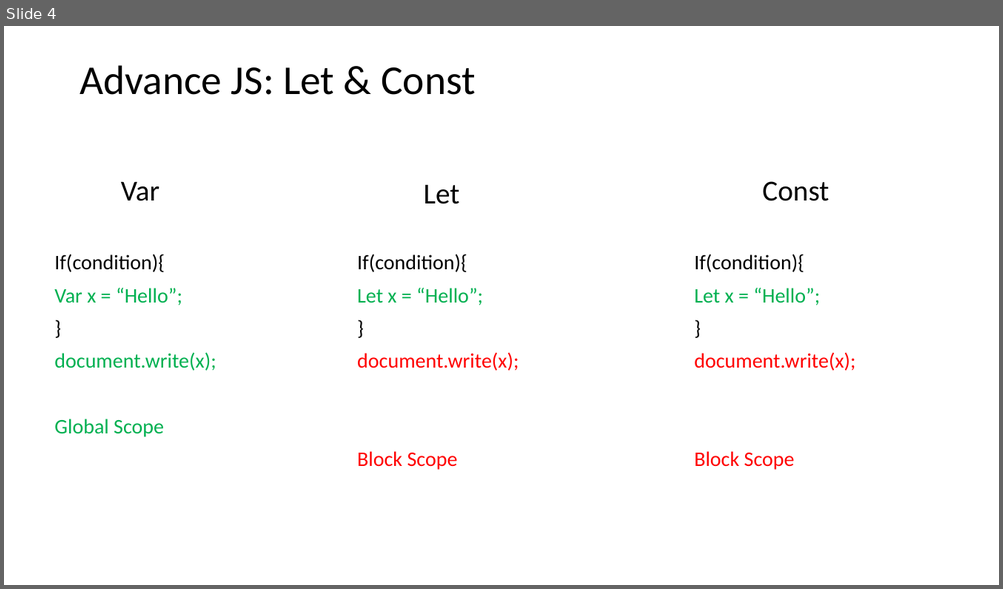
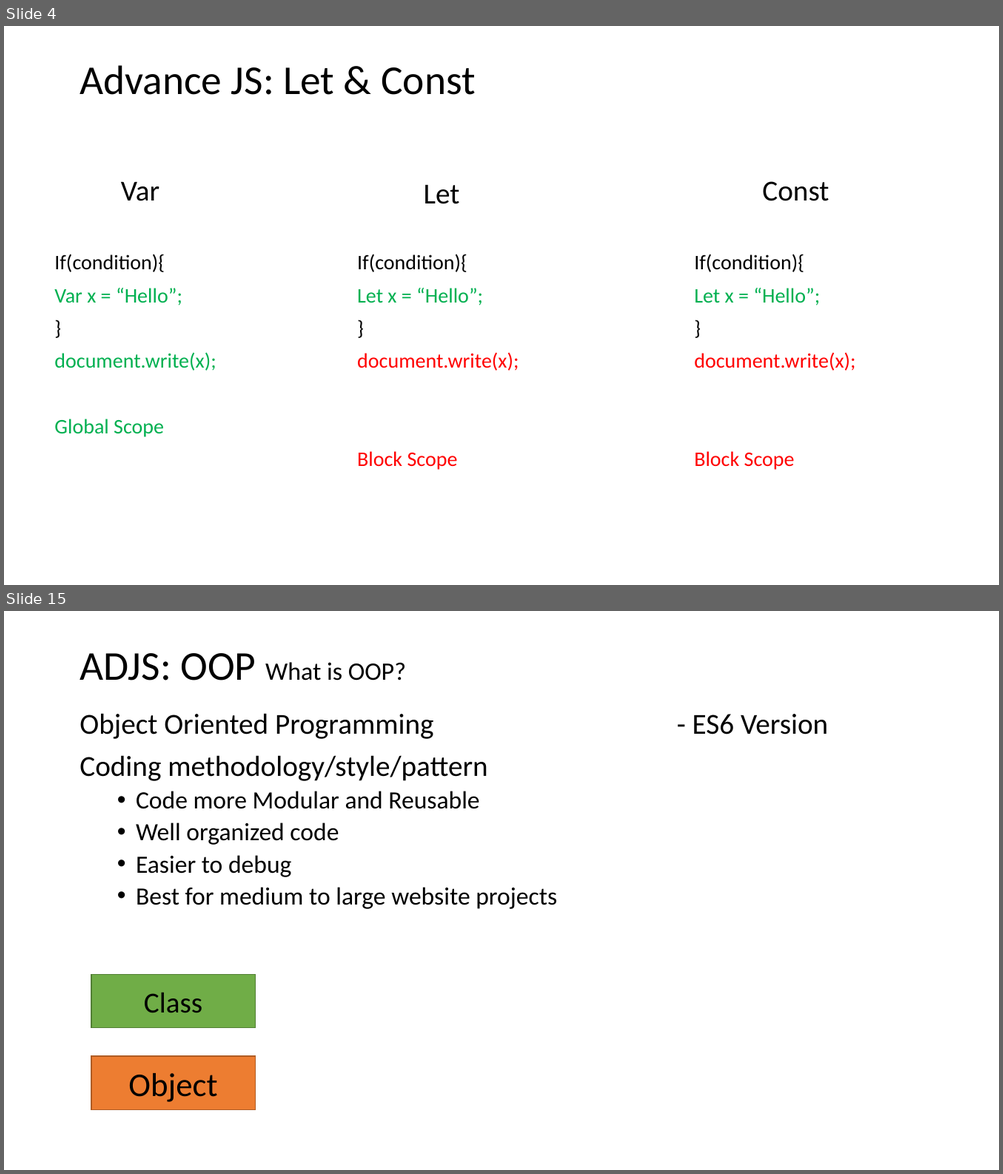
Before and after one commit to PiyushChaturvedii/batch03, a slide deck: History of JS.pptx. Shown one above the other, each under a label of ours: slide 4 before the commit, slides 4 and 15 after it; the slides between them are not shown. The pictures are 1003x589 and 1003x1174 pixels, drawn with LibreOffice and Linux fonts; fonts in the diff are those of the drawing. Boxes give left, top, right and bottom in pixels: in the first picture for what was removed or moved away, otherwise in the second. Text is boxed around its words. In the diff, an @@ line names an element or a change of style, - is before the commit and + after.

```diff
--- a/History of JS.pptx
+++ b/History of JS.pptx
@@ slide 15 added at bbox=[4, 611, 999, 1170], background #FFFFFF @@
@@ title added at bbox=[79, 653, 406, 681], 24.3 pt, text #000000 @@
+ADJS: OOP What is OOP?
@@ text added at bbox=[79, 713, 557, 909], 24 pt, text #000000 @@
+Object Oriented Programming - ES6 Version
+Coding methodology/style/pattern
+  • Code more Modular and Reusable
+  • Well organized code
+  • Easier to debug
+  • Best for medium to large website projects
@@ rectangle added at bbox=[91, 974, 256, 1028], fill #70AD47, outline #538035 1 pt, 28 pt, text #000000 @@
+Class
@@ rectangle added at bbox=[91, 1056, 256, 1111], fill #ED7D31, outline #AF5C24 1 pt, 32 pt, text #000000 @@
+Object
```
Also in this commit, not shown: 45 other slides added, 1 other file.
